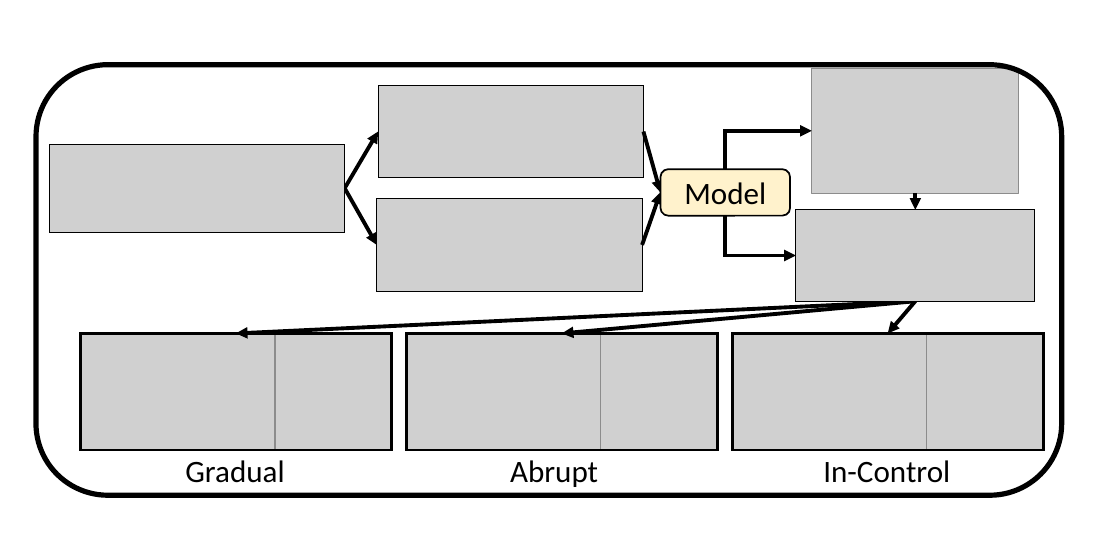
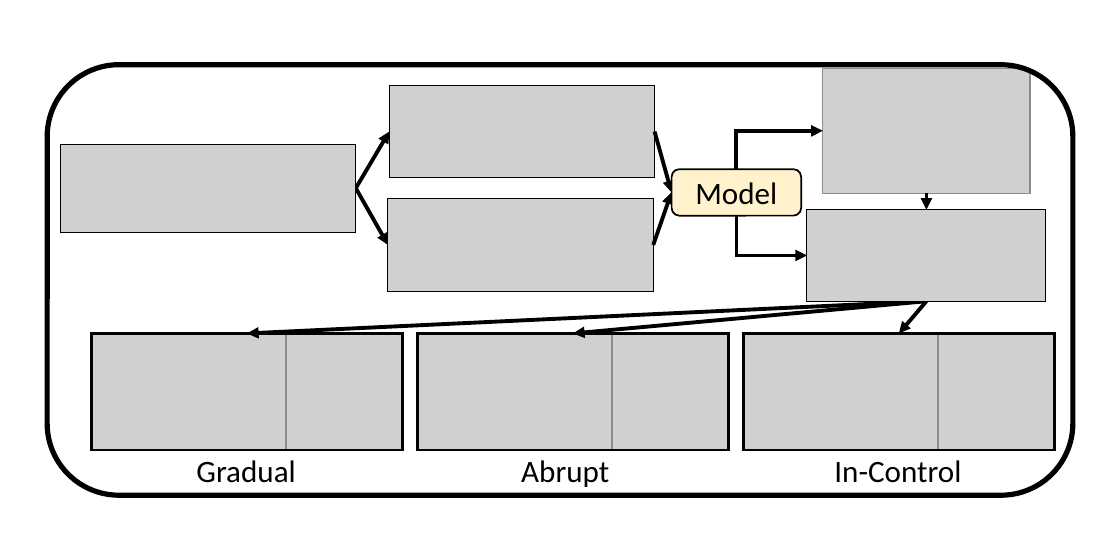
Before and after one commit to kgzhang0801/cd_paper, a slide deck: slide 2 of figures/v14/flow_chart/gen_fig_most_updated_1.pptx. Drawn at 1120x560 pixels with LibreOffice and Linux fonts; fonts in the diff are those of the drawing; grey boxes stand for pictures. Boxes give left, top, right and bottom in pixels: in the first picture for what was removed or moved away, otherwise in the second. Text is boxed around its words. In the diff, an @@ line names an element or a change of style, - is before the commit and + after.

```diff
--- a/figures/v14/flow_chart/gen_fig_most_updated_1.pptx
+++ b/figures/v14/flow_chart/gen_fig_most_updated_1.pptx
@@ 11 pictures, 8 arrows, 3 texts, 3 rectangles, 2 rounded rectangles, 2 elbow arrows: place and size @@
-11 pictures, 8 arrows, 3 texts, 3 rectangles, 2 rounded rectangles, 2 elbow arrows at box(36, 65, 1062, 495)
+11 pictures, 8 arrows, 3 texts, 3 rectangles, 2 rounded rectangles, 2 elbow arrows at box(47, 65, 1073, 495)
```
Also in this commit, not shown: 1 other file.
